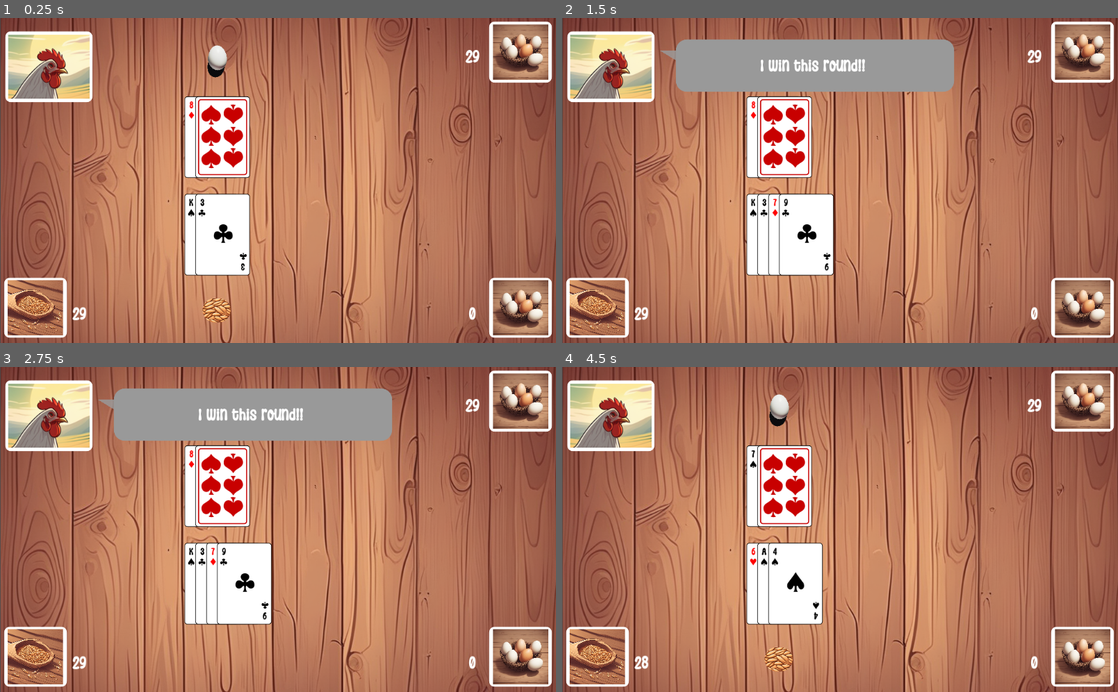
Above: before the commit, frames 1-4 (two rows, left to right).
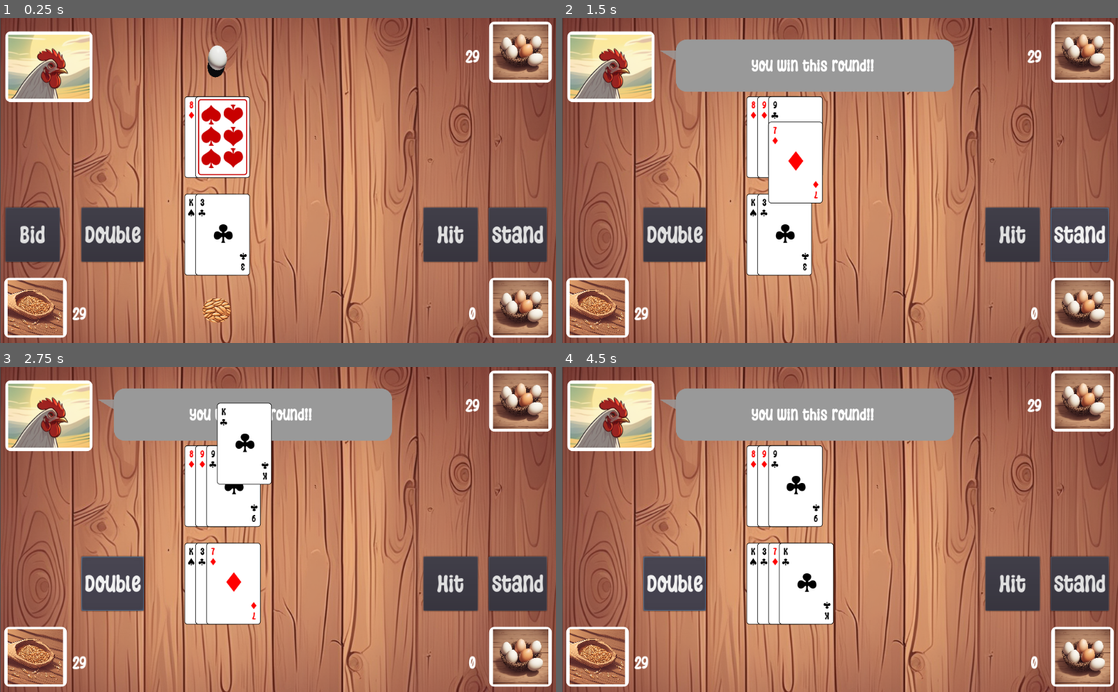
Above: after the commit, the same moments.

Repository: yakushev85/BlackJackWithChicken
Game: Godot game, scene res://GameTable.tscn
Two runs of this game, one before a commit and one after it. Both use one fixed random seed, a clock stepped at 60 frames per second and the inputs below.
Inputs (mouse positions are in pixels of both pictures, inside the frame that each line leads up to):
- Up to frame 1 (0.25 s): no input
- Up to frame 2 (1.5 s): click (1012, 235) at 0.5 s, where only the run after the commit has a clickable "Hit"; click (1079, 235) at 1.25 s, where only the run after the commit has a clickable "Stand"
- Up to frame 3 (2.75 s): click (111, 584) at 2 s, where only the run after the commit has a clickable "Double"
- Up to frame 4 (4.5 s): click (1012, 584) at 2.75 s, where only the run after the commit has a clickable "Hit"; click (1079, 584) at 3.5 s, where only the run after the commit has a clickable "Stand"; click (673, 584) at 4.25 s, where only the run after the commit has a clickable "Double"

The runs differ from the first frame. In frame 1, 7.2% of the frame differs, in the area x 0-99%, y 58-76%; in frame 2, 9.8%; in frame 3, 9.8%; in frame 4, 17%, in the area x 14-99%, y 6-94%.

Commit message:
add buttons and movement for card

Diff:
--- a/app/GameTable.gd
+++ b/app/GameTable.gd
@@ -3,6 +3,11 @@
 export (PackedScene) var card_item_type
 export (PackedScene) var player_bid_item_type
 export (PackedScene) var chicken_bid_item_type
+
+export var max_bid_value = 5
+
+export var card_offset = 20
+export var bid_offset = 40
 
 var ALL_PREVAL = ["A", "2", "3", "4", "5", "6", "7", "8", "9", "10", "J", "Q", "K"]
 var ALL_SYM = ["1", "2", "c", "s"]
@@ -37,6 +42,12 @@
 	init_player_bids()
 	init_chicken_bids()
 	update_values()
+	show_allbuttons()
+
+
+func show_allbuttons():
+	$ControlsUI/AllButtons.show()
+	$ControlsUI/AllButtons/BidButton.show()
 
 
 func update_values():
@@ -65,11 +76,20 @@
 	return nextCard
 
 
-func add_card(card_holder, card_index, card_id):
+func add_card(card_holder, card_index, card_id, will_move = false):
 	var card = card_item_type.instance()
-	card.position.x = card_index*20
 	card.set_cardid(card_id)
+
+	if will_move:
+		card.position = Vector2(card_index*card_offset, -600)
+	else:
+		card.position.x = card_index*card_offset
+
 	card_holder.add_child(card)
+
+	if will_move:
+		card.move_to(Vector2(card_index*card_offset, 0))
+
 	return card
 
 
@@ -106,7 +126,7 @@
 
 func add_bid(bid_holder, bid_index, bit_type):
 	var bid_item = bit_type.instance()
-	bid_item.position.x = bid_index*20
+	bid_item.position.x = bid_index*bid_offset
 	bid_holder.add_child(bid_item)
 	all_bids.append(bid_item)
 
@@ -123,53 +143,6 @@
 	add_bid($ChickenBidHolder, 0, chicken_bid_item_type)
 	chicken_eggs = chicken_eggs - 1
 	chicken_bid_value = chicken_bid_value + 1
-
-
-func _input(event):
-	if not is_locked and event is InputEventMouseButton and not (event as InputEventMouseButton).is_pressed():
-		#(event.position.x, event.position.y)
-		var bidRectPosition = $ControlsUI/PlayerGrainsPanel.rect_global_position
-		var bidRectSize = $ControlsUI/PlayerGrainsPanel.rect_size
-
-		if (event.position.x >= bidRectPosition.x) and (event.position.y >= bidRectPosition.y) and (event.position.x <= bidRectPosition.x+bidRectSize.x) and (event.position.y <= bidRectPosition.y+bidRectSize.y):
-			if player_bid_value < 5 and is_first_turn:
-				add_bid($PlayerBidHolder, player_bid_value, player_bid_item_type)
-				player_grains = player_grains - 1
-				player_bid_value = player_bid_value + 1
-				add_bid($ChickenBidHolder, chicken_bid_value, chicken_bid_item_type)
-				chicken_eggs = chicken_eggs - 1
-				chicken_bid_value = chicken_bid_value + 1
-				update_values()
-				print("added bids ", player_bid_value, " : ", chicken_bid_value)
-				return
-			elif not is_first_turn and is_not_doubled and player_grains - player_bid_value > 0 and chicken_eggs - chicken_bid_value > 0:
-				add_bid($PlayerBidHolder, player_bid_value, player_bid_item_type)
-				player_grains = player_grains - player_bid_value
-				player_bid_value = 2*player_bid_value
-				add_bid($ChickenBidHolder, chicken_bid_value, chicken_bid_item_type)
-				chicken_eggs = chicken_eggs - chicken_bid_value
-				chicken_bid_value = 2*chicken_bid_value
-				print("added bids ", player_bid_value, " : ", chicken_bid_value)
-				is_not_doubled = false
-				player_cards.append(add_card($PlayerCardHolder, player_cards.size(), get_card_from_deck()))
-				player_cards[player_cards.size()-1].set_bstatus(false)
-				chicken_turn()
-				return
-
-		var chickenRectPosition = $ControlsUI/ChickenAvatarPanel.rect_global_position
-		var chickenRectSize = $ControlsUI/ChickenAvatarPanel.rect_size
-
-		if (event.position.x >= chickenRectPosition.x) and (event.position.y >= chickenRectPosition.y) and (event.position.x <= chickenRectPosition.x+chickenRectSize.x) and (event.position.y <= chickenRectPosition.y+chickenRectSize.y):
-			chicken_turn()
-			return
-
-		if get_cards_sum(player_cards) > 0:
-			is_first_turn = false
-			player_cards.append(add_card($PlayerCardHolder, player_cards.size(), get_card_from_deck()))
-			player_cards[player_cards.size()-1].set_bstatus(false)
-
-			if get_cards_sum(player_cards) < 0:
-				chicken_win_round()
 
 
 func chicken_win_round():
@@ -236,3 +209,47 @@
 	chicken_cards = []
 
 	init_round()
+
+
+func _on_BidButton_pressed():
+	if player_bid_value < max_bid_value and is_first_turn:
+		add_bid($PlayerBidHolder, player_bid_value, player_bid_item_type)
+		player_grains = player_grains - 1
+		player_bid_value = player_bid_value + 1
+		add_bid($ChickenBidHolder, chicken_bid_value, chicken_bid_item_type)
+		chicken_eggs = chicken_eggs - 1
+		chicken_bid_value = chicken_bid_value + 1
+		update_values()
+		print("added bids ", player_bid_value, " : ", chicken_bid_value)
+		return
+
+
+func _on_DoubleButton_pressed():
+	if is_not_doubled and player_grains - player_bid_value > 0 and chicken_eggs - chicken_bid_value > 0:
+		add_bid($PlayerBidHolder, player_bid_value, player_bid_item_type)
+		player_grains = player_grains - player_bid_value
+		player_bid_value = 2*player_bid_value
+		add_bid($ChickenBidHolder, chicken_bid_value, chicken_bid_item_type)
+		chicken_eggs = chicken_eggs - chicken_bid_value
+		chicken_bid_value = 2*chicken_bid_value
+		print("added bids ", player_bid_value, " : ", chicken_bid_value)
+		is_not_doubled = false
+		player_cards.append(add_card($PlayerCardHolder, player_cards.size(), get_card_from_deck(), true))
+		player_cards[player_cards.size()-1].set_bstatus(false)
+		chicken_turn()
+		return
+
+
+func _on_HitButton_pressed():
+	if get_cards_sum(player_cards) > 0:
+		is_first_turn = false
+		$ControlsUI/AllButtons/BidButton.hide()
+		player_cards.append(add_card($PlayerCardHolder, player_cards.size(), get_card_from_deck(), true))
+		player_cards[player_cards.size()-1].set_bstatus(false)
+
+		if get_cards_sum(player_cards) < 0:
+			chicken_win_round()
+
+
+func _on_StandButton_pressed():
+	chicken_turn()
--- a/app/GameTable.tscn
+++ b/app/GameTable.tscn
@@ -21,6 +21,13 @@
 [sub_resource type="DynamicFont" id=1]
 size = 30
 font_data = ExtResource( 4 )
+
+[sub_resource type="DynamicFont" id=3]
+size = 40
+font_data = ExtResource( 4 )
+
+[sub_resource type="Theme" id=4]
+default_font = SubResource( 3 )
 
 [node name="GameTable" type="Node2D"]
 script = ExtResource( 7 )
@@ -118,6 +125,40 @@
 [node name="SayBox" parent="ControlsUI" instance=ExtResource( 10 )]
 position = Vector2( 180, 60 )
 
+[node name="AllButtons" type="Node2D" parent="ControlsUI"]
+
+[node name="HitButton" type="Button" parent="ControlsUI/AllButtons"]
+margin_left = 780.0
+margin_top = 350.0
+margin_right = 880.0
+margin_bottom = 450.0
+theme = SubResource( 4 )
+text = "Hit"
+
+[node name="StandButton" type="Button" parent="ControlsUI/AllButtons"]
+margin_left = 900.0
+margin_top = 350.0
+margin_right = 1007.0
+margin_bottom = 450.0
+theme = SubResource( 4 )
+text = "Stand"
+
+[node name="BidButton" type="Button" parent="ControlsUI/AllButtons"]
+margin_left = 10.0
+margin_top = 350.0
+margin_right = 110.0
+margin_bottom = 450.0
+theme = SubResource( 4 )
+text = "Bid"
+
+[node name="DoubleButton" type="Button" parent="ControlsUI/AllButtons"]
+margin_left = 150.0
+margin_top = 350.0
+margin_right = 265.0
+margin_bottom = 450.0
+theme = SubResource( 4 )
+text = "Double"
+
 [node name="PlayerBidHolder" type="Node2D" parent="."]
 position = Vector2( 399, 540 )
 
@@ -140,5 +181,9 @@
 wait_time = 3.0
 one_shot = true
 
+[connection signal="pressed" from="ControlsUI/AllButtons/HitButton" to="." method="_on_HitButton_pressed"]
+[connection signal="pressed" from="ControlsUI/AllButtons/StandButton" to="." method="_on_StandButton_pressed"]
+[connection signal="pressed" from="ControlsUI/AllButtons/BidButton" to="." method="_on_BidButton_pressed"]
+[connection signal="pressed" from="ControlsUI/AllButtons/DoubleButton" to="." method="_on_DoubleButton_pressed"]
 [connection signal="timeout" from="TimersGroup/MessageTimer" to="." method="_on_MessageTimer_timeout"]
 [connection signal="timeout" from="TimersGroup/FinishRoundTimer" to="." method="_on_FinishRoundTimer_timeout"]
--- a/app/Items/Card.gd
+++ b/app/Items/Card.gd
@@ -2,6 +2,11 @@
 
 var RED_COLOR = Color("ff0000")
 var BLACK_COLOR = Color("000000")
+
+export var speed = 500
+
+var move_position = Vector2.ZERO
+var is_moving = false
 
 func _ready():
 	set_bstatus(true)
@@ -62,3 +67,20 @@
 		return 11
 	else:
 		return int(pval)
+
+
+func move_to(new_position):
+	is_moving = true
+	move_position = new_position
+
+
+func _process(delta):
+	if is_moving:
+		var velocity = move_position - position
+
+		if velocity.length() > 1:
+			position = position + velocity.normalized()*speed*delta
+		else:
+			position = move_position
+			is_moving = false
+			return
Not shown: 1 places in app/GameTable.tscn that only renumber resources
